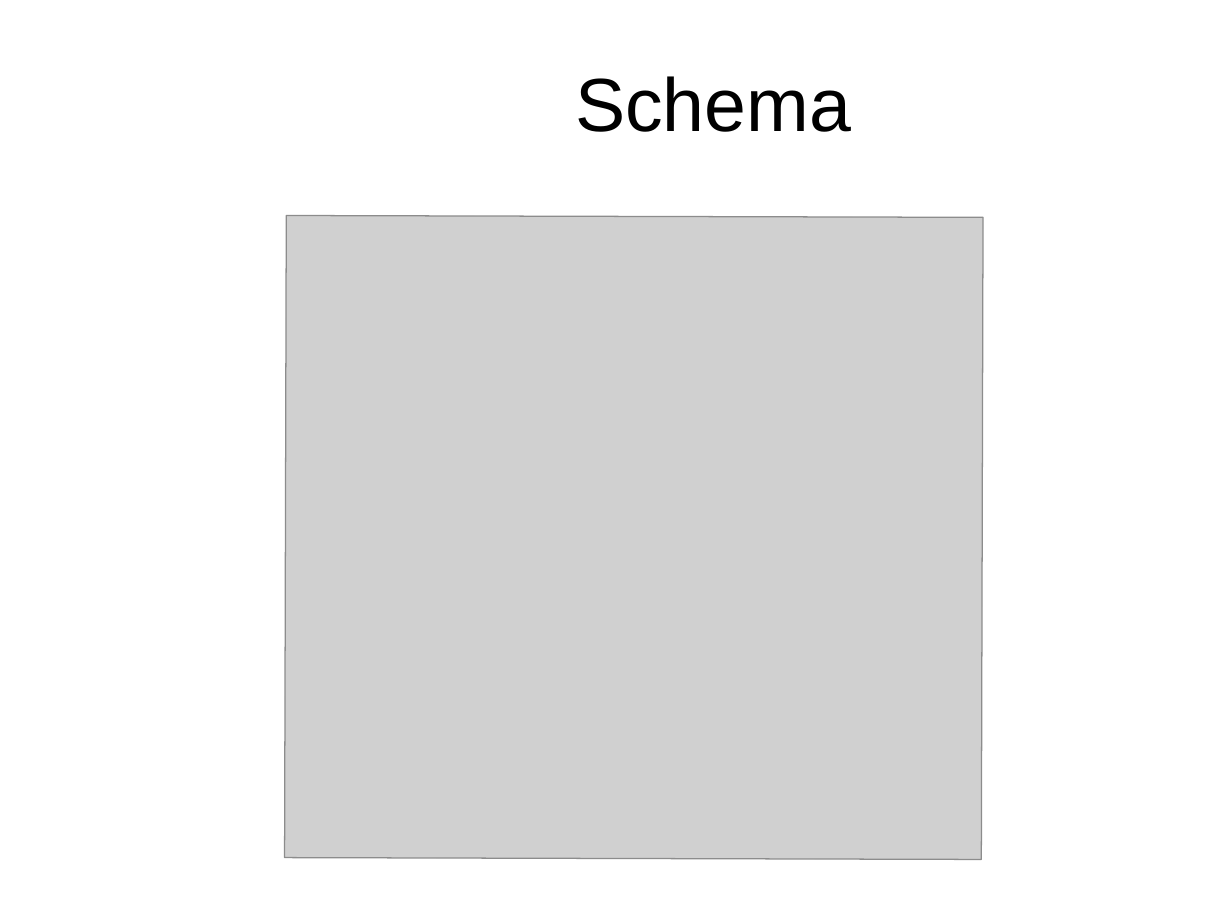
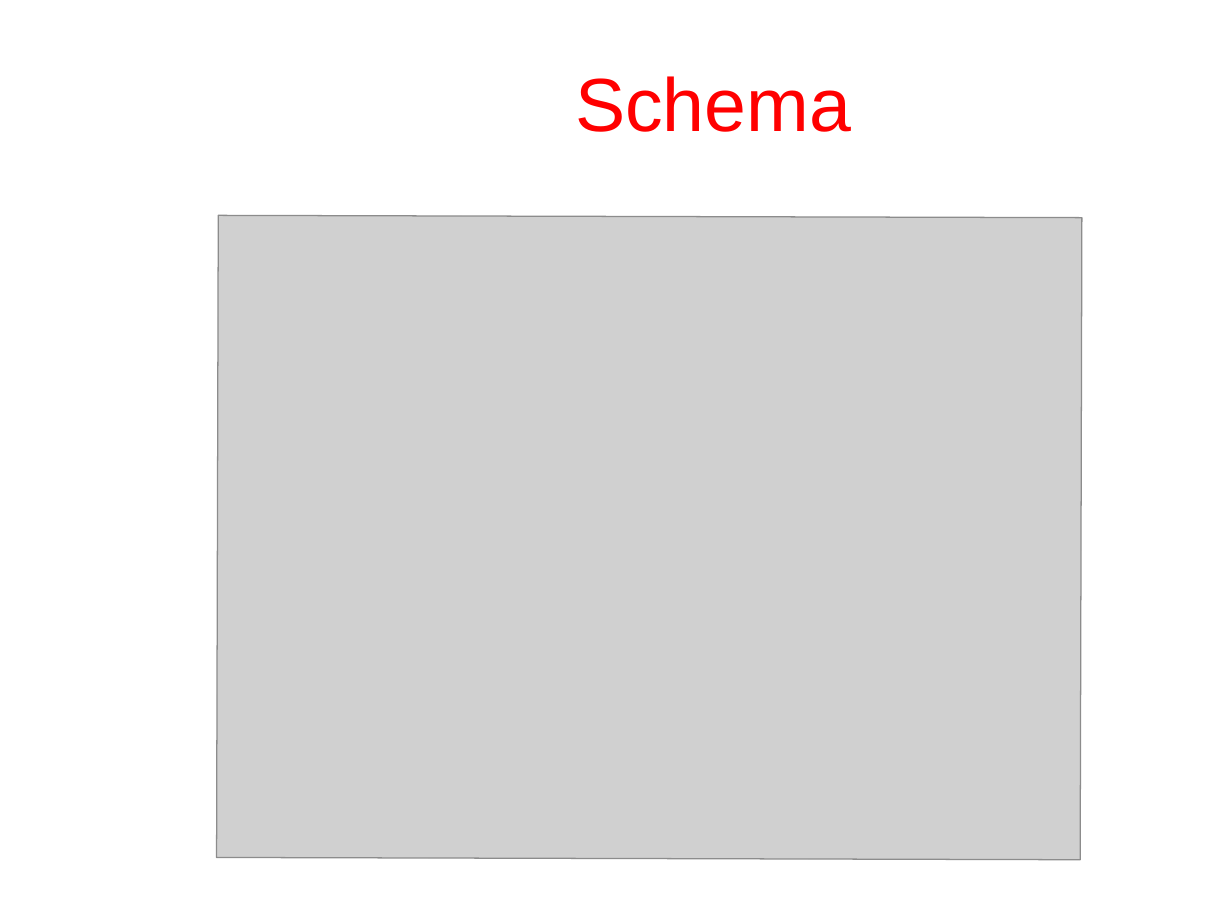
Before and after one commit to CommonHouseCat/CT206H-Course-project, a slide deck: slide 3 of PDF/CT206H-B2105727-StudentManagement.pptx. Drawn at 1232x924 pixels with LibreOffice and Linux fonts; fonts in the diff are those of the drawing; grey boxes stand for pictures; background and template pictures are left out. Boxes give left, top, right and bottom in pixels: in the first picture for what was removed or moved away, otherwise in the second. Text is boxed around its words. In the diff, an @@ line names an element or a change of style, - is before the commit and + after.

```diff
--- a/PDF/CT206H-B2105727-StudentManagement.pptx
+++ b/PDF/CT206H-B2105727-StudentManagement.pptx
@@ title "Schema" at <box>575,76,851,132</box>: text colour #000000 to #FF0000 @@
@@ picture: place and size @@
-picture at <box>285,216,984,859</box>
+picture at <box>218,216,1082,859</box>
```
Also in this commit, not shown: 11 other slides changed, 4 other files.
